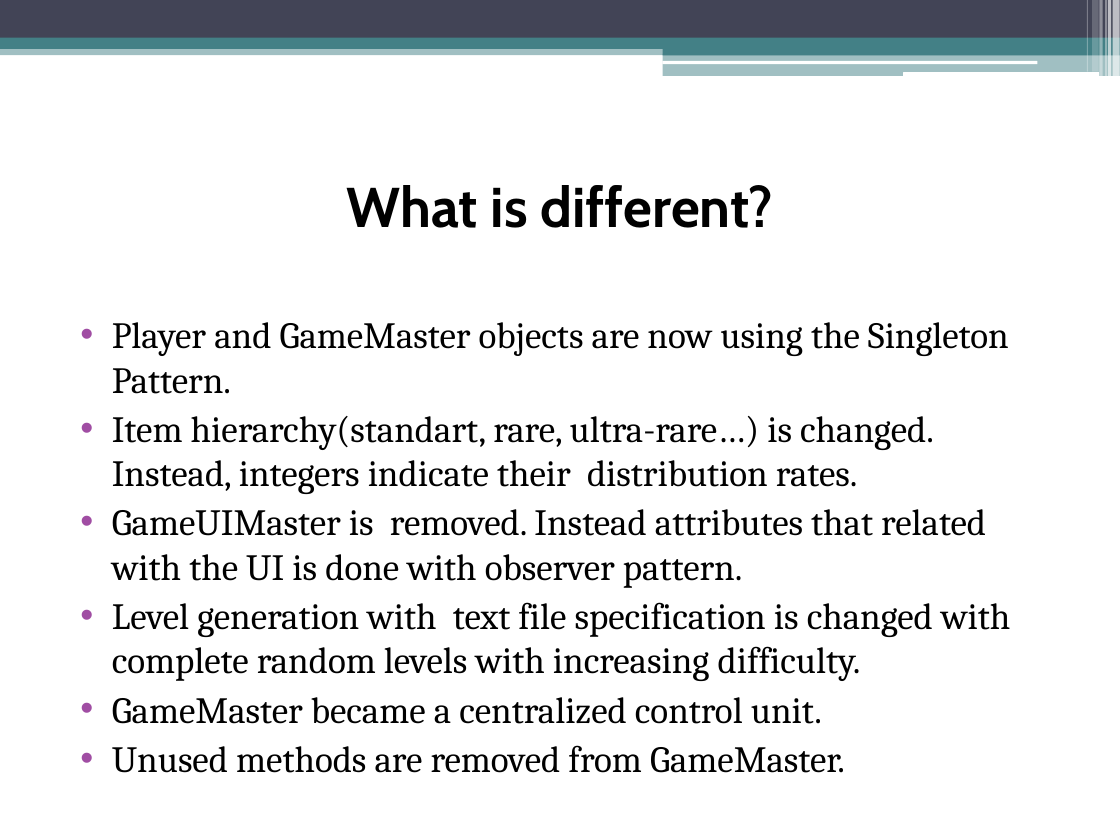
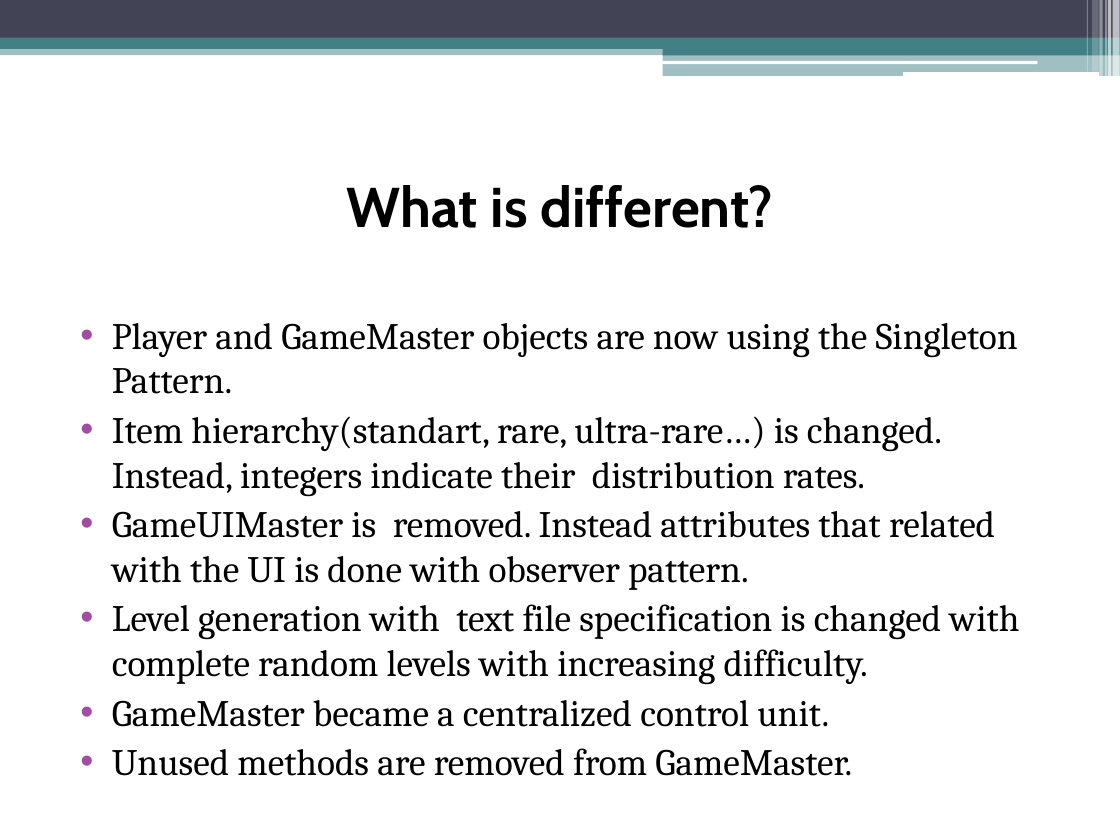
Before and after one commit to kubraguzel/CS319_Group_2M, a slide deck: slide 8 of CS319 Final Presentation.pptx (slide 3 before the commit). Drawn at 1120x840 pixels with LibreOffice and Linux fonts; fonts in the diff are those of the drawing. Boxes give left, top, right and bottom in pixels: in the first picture for what was removed or moved away, otherwise in the second. Text is boxed around its words. In the diff, an @@ line names an element or a change of style, - is before the commit and + after.

```diff
--- a/CS319 Final Presentation.pptx
+++ b/CS319 Final Presentation.pptx
@@ text "Player and GameMaster objects are ..." at <box>112,323,1019,776</box>: size 23.8 to 24 pt @@
```
Also in this commit, not shown: 2 other slides changed, 7 slides added, 1 slide removed.
